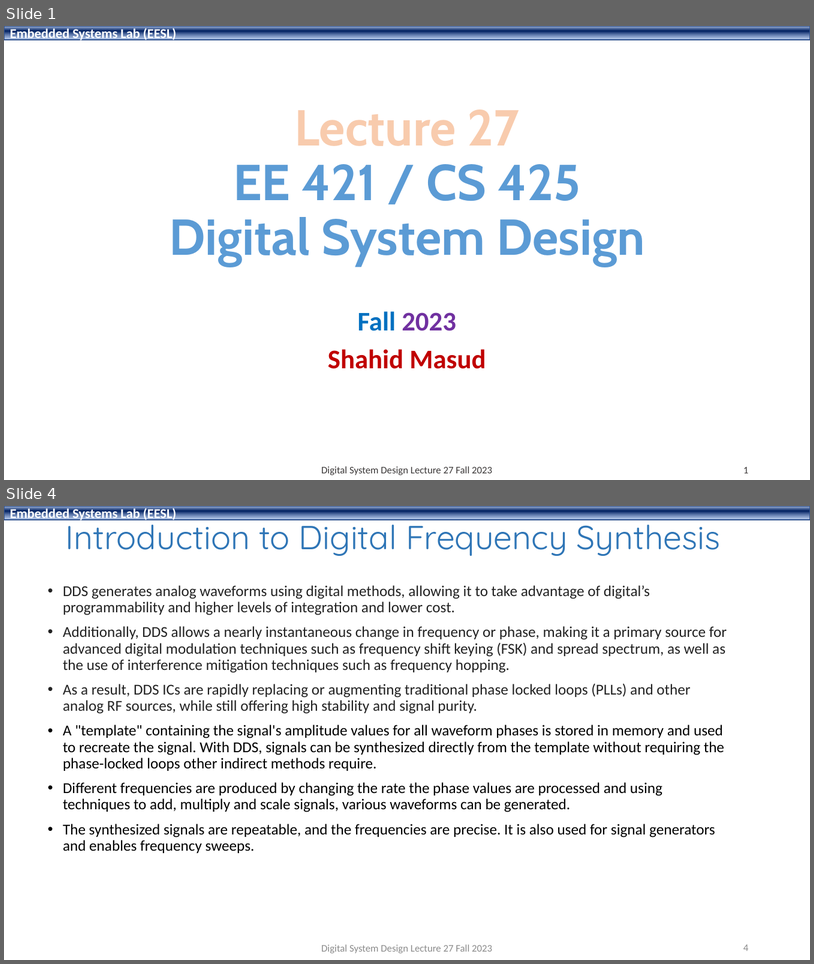
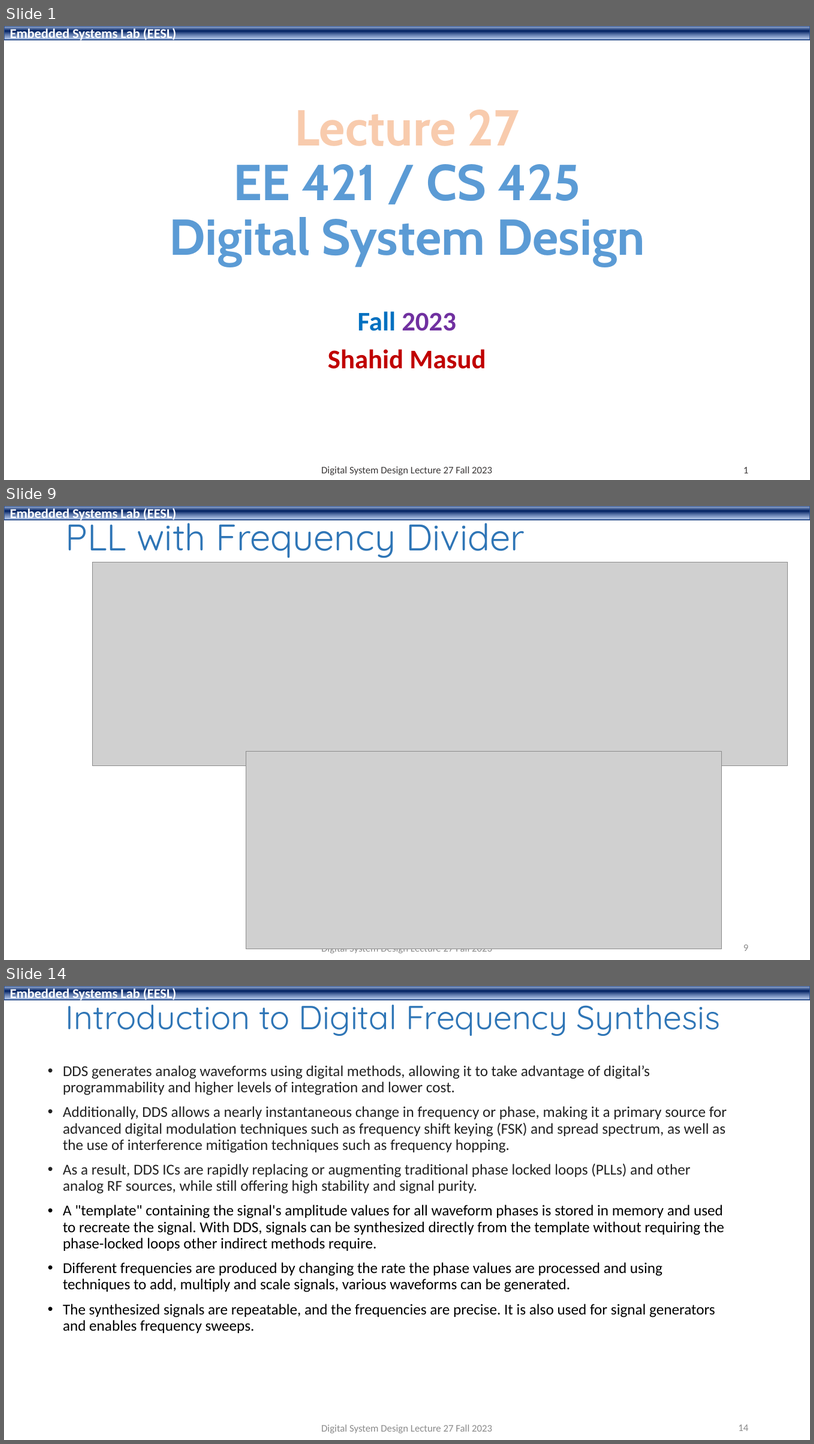
Before and after one commit to shahidmasud/shahidmasud.github.io, a slide deck: DSD_Lec27_Fall2023.ppsx. Shown one above the other, each under a label of ours: slides 1 and 4 before the commit, slides 1, 9 and 14 after it; the slides between them are not shown. The pictures are 814x964 and 814x1444 pixels, drawn with LibreOffice and Linux fonts; fonts in the diff are those of the drawing; grey boxes stand for pictures; background and template pictures are left out. Boxes give left, top, right and bottom in pixels: in the first picture for what was removed or moved away, otherwise in the second. Text is boxed around its words. In the diff, an @@ line names an element or a change of style, - is before the commit and + after.

```diff
--- a/DSD_Lec27_Fall2023.ppsx
+++ b/DSD_Lec27_Fall2023.ppsx
@@ slide 9 added at [4,506,810,960], background #FFFFFF; not listed: 1 template element that a slide beside it also shows @@
@@ title added at [65,512,525,558], 44 pt, text #2E75B6 @@
+PLL with Frequency Divider
@@ picture added at [92,562,788,765] @@
@@ picture added at [246,751,722,949] @@
@@ text added at [321,948,492,954], 12 pt, text #8C8C8C @@
+Digital System Design Lecture 27 Fall 2023
@@ page number added at [744,944,749,951], 12 pt, text #8C8C8C @@
+9
@@ what was slide 4 is now slide 14 @@
@@ page number at [738,1424,749,1431]: text changed @@
-4
+14
```
Also in this commit, not shown: 1 slide changed, 9 other slides added, 1 other file.
